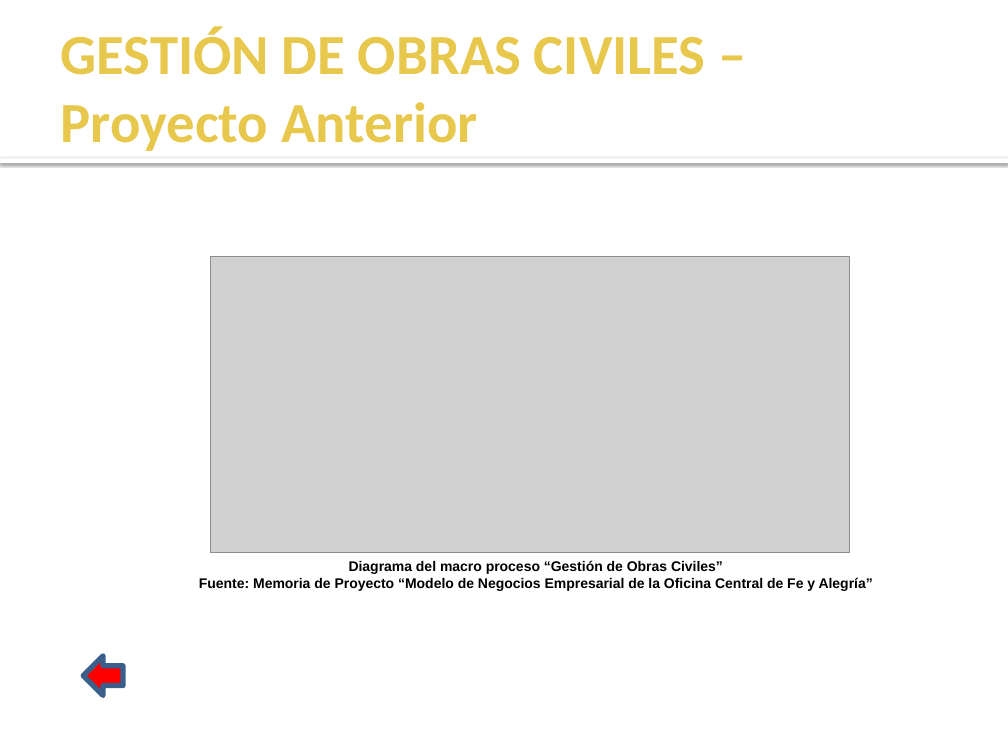
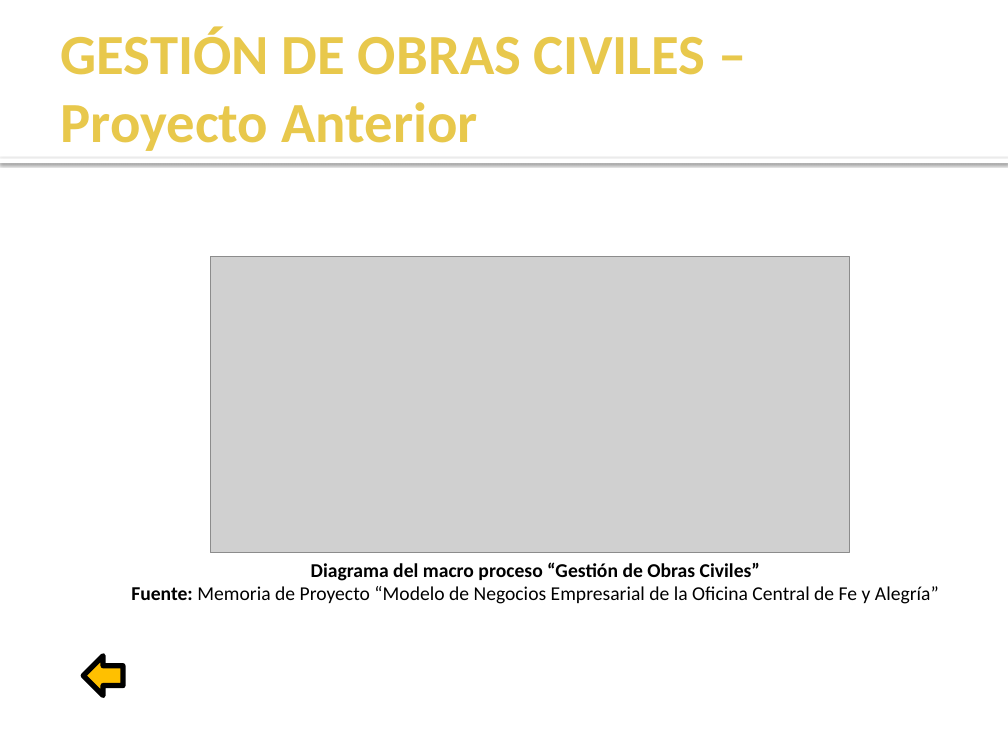
Before and after one commit to cms/proyecto-fya, a slide deck: slide 42 of Presentacion Final Ciclo 2011-1/Presentación Semana 17.pptx. Drawn at 1008x756 pixels with LibreOffice and Linux fonts; fonts in the diff are those of the drawing; grey boxes stand for pictures; background and template pictures are left out. Boxes give left, top, right and bottom in pixels: in the first picture for what was removed or moved away, otherwise in the second. Text is boxed around its words. In the diff, an @@ line names an element or a change of style, - is before the commit and + after.

```diff
--- a/Presentacion Final Ciclo 2011-1/Presentación Semana 17.pptx
+++ b/Presentacion Final Ciclo 2011-1/Presentación Semana 17.pptx
@@ text "Diagrama del macro proceso “Gestión ..." at (131, 562, 939, 604): size 10 to 14 pt, font Arial to Calibri; bold off in "Memoria de Proyecto “Modelo de Negocios Empresarial ..." @@
@@ left arrow at (84, 656, 123, 696): fill #FF0000 to #FFC000; outline #3A5F8C 3.78 pt to #000000 3.78 pt @@
```
Also in this commit, not shown: 8 other slides changed, 1 slide added, 1 slide removed.
